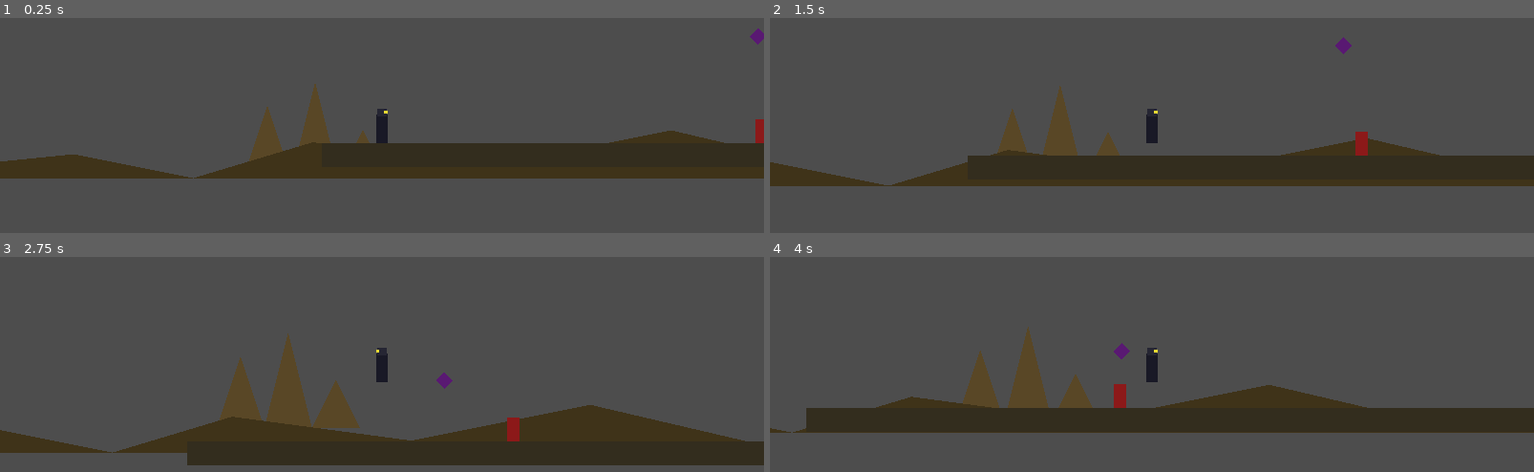
Above: before the commit, frames 1-4 (two rows, left to right).
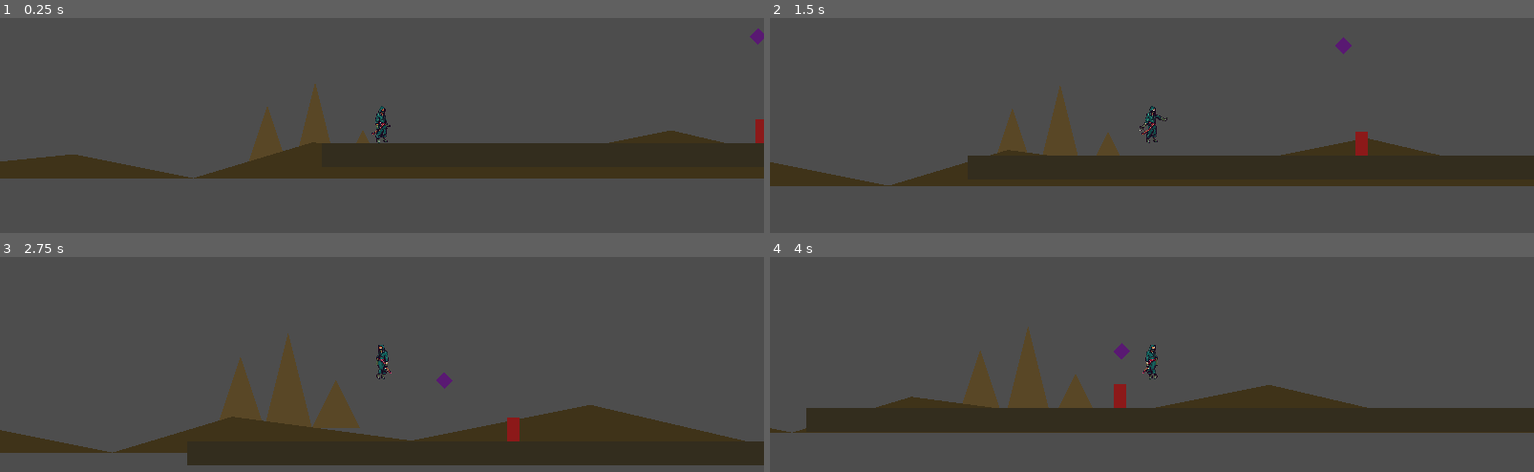
Above: after the commit, the same moments.

Repository: GloriousOrange/Iron-Lotus
Game: Godot game, scene res://scenes/Main.tscn
The game is run twice, just before and just after one commit, with the same random seed, the same clock (stepped at 60 frames per second) and the same inputs.
Inputs (mouse positions are in pixels of both pictures, inside the frame that each line leads up to):
- Up to frame 1 (0.25 s): no input
- Up to frame 2 (1.5 s): tap Enter at 0.5 s; move the mouse to (1320, 108) at 0.52 s; hold D (move_right) from 0.53 s (still down); tap J (attack1) at 0.6 s; click (1320, 108) at 0.67 s; tap Space (jump) at 0.77, 1.07 s; tap K (attack2) at 0.8, 1.35 s; move the mouse to (999, 151) at 1.27 s
- Up to frame 3 (2.75 s): tap Space (jump) at 1.52, 1.82, 2.3 s; tap Ctrl (dodge) at 1.55, 2.1 s; move the mouse to (458, 274) at 2.02 s; release D (move_right) at 2.03 s; hold A (move_left) from 2.03 s (still down)
- Up to frame 4 (4 s): move the mouse to (1113, 454) at 2.77 s; release A (move_left) at 2.78 s; hold D (move_right) from 2.78 s (still down); tap Space (jump) at 2.85, 3.02, 3.32, 3.77 s; click (1113, 454) at 2.92 s; tap J (attack1) at 3.05, 3.6 s; move the mouse to (1381, 433) at 3.52 s; tap K (attack2) at 3.8 s

The runs differ from the first frame. In frame 1, 0.2% of the frame differs, in the area x 48-52%, y 40-59%; in frame 2, 0.2%, in the area x 48-53%, y 40-59%; in frame 3, 0.2%; in frame 4, 0.2%.

Commit message:
Wire Ninja sprite + animations into the game
- NinjaFrames.tres (SpriteFrames, 6 clips) generated by tools/make_spriteframes.py.
- Ninja.tscn: replaced the placeholder Polygon2D capsule with an
  AnimatedSprite2D (kept node name 'Visual' so facing logic is unchanged),
  offset to plant the feet on the collision capsule.
- Ninja.gd: _update_animation() maps movement/combat state to idle/run/jump/
  dodge and one-shot attack/hit clips; facing still via VISUAL_SCALE_X*facing.
- Verified in-engine (idle/run/attack/jump) via a temp screenshot harness.

Co-Authored-By: Claude Opus 4.8 <noreply@anthropic.com>
Claude-Session: https://claude.ai/code/session_013bTeX7PoGZPDou5K2jz6sG

Diff:
--- a/scenes/player/Ninja.tscn
+++ b/scenes/player/Ninja.tscn
@@ -1,6 +1,7 @@
-[gd_scene load_steps=4 format=3]
+[gd_scene load_steps=5 format=3]
 
 [ext_resource type="Script" path="res://scripts/player/Ninja.gd" id="1_ninja"]
+[ext_resource type="SpriteFrames" path="res://scenes/player/NinjaFrames.tres" id="2_frames"]
 
 [sub_resource type="CapsuleShape2D" id="CapsuleShape2D_body"]
 radius = 12.0
@@ -17,19 +18,11 @@
 [node name="CollisionShape2D" type="CollisionShape2D" parent="."]
 shape = SubResource("CapsuleShape2D_body")
 
-[node name="Visual" type="Node2D" parent="."]
-
-[node name="Body" type="Polygon2D" parent="Visual"]
-color = Color(0.1, 0.1, 0.15, 1)
-polygon = PackedVector2Array(-10, -24, 10, -24, 10, 24, -10, 24)
-
-[node name="Head" type="Polygon2D" parent="Visual"]
-color = Color(0.15, 0.15, 0.2, 1)
-polygon = PackedVector2Array(-8, -34, 8, -34, 8, -20, -8, -20)
-
-[node name="Eye" type="Polygon2D" parent="Visual"]
-color = Color(0.9, 0.85, 0.2, 1)
-polygon = PackedVector2Array(4, -30, 9, -30, 9, -26, 4, -26)
+[node name="Visual" type="AnimatedSprite2D" parent="."]
+sprite_frames = ExtResource("2_frames")
+animation = &"idle"
+autoplay = "idle"
+offset = Vector2(0, -7)
 
 [node name="MeleeHitbox" type="Area2D" parent="."]
 collision_layer = 0
--- /dev/null
+++ b/scenes/player/NinjaFrames.tres
@@ -0,0 +1,53 @@
+[gd_resource type="SpriteFrames" load_steps=19 format=3]
+
+[ext_resource type="Texture2D" path="res://assets/sprites/ninja/idle/idle_0.png" id="1_idle0"]
+[ext_resource type="Texture2D" path="res://assets/sprites/ninja/idle/idle_1.png" id="2_idle1"]
+[ext_resource type="Texture2D" path="res://assets/sprites/ninja/idle/idle_2.png" id="3_idle2"]
+[ext_resource type="Texture2D" path="res://assets/sprites/ninja/run/run_0.png" id="4_run0"]
+[ext_resource type="Texture2D" path="res://assets/sprites/ninja/run/run_1.png" id="5_run1"]
+[ext_resource type="Texture2D" path="res://assets/sprites/ninja/run/run_2.png" id="6_run2"]
+[ext_resource type="Texture2D" path="res://assets/sprites/ninja/jump/jump_0.png" id="7_jump0"]
+[ext_resource type="Texture2D" path="res://assets/sprites/ninja/jump/jump_1.png" id="8_jump1"]
+[ext_resource type="Texture2D" path="res://assets/sprites/ninja/jump/jump_2.png" id="9_jump2"]
+[ext_resource type="Texture2D" path="res://assets/sprites/ninja/attack/attack_0.png" id="10_attack0"]
+[ext_resource type="Texture2D" path="res://assets/sprites/ninja/attack/attack_1.png" id="11_attack1"]
+[ext_resource type="Texture2D" path="res://assets/sprites/ninja/attack/attack_2.png" id="12_attack2"]
+[ext_resource type="Texture2D" path="res://assets/sprites/ninja/dodge/dodge_0.png" id="13_dodge0"]
+[ext_resource type="Texture2D" path="res://assets/sprites/ninja/dodge/dodge_1.png" id="14_dodge1"]
+[ext_resource type="Texture2D" path="res://assets/sprites/ninja/dodge/dodge_2.png" id="15_dodge2"]
+[ext_resource type="Texture2D" path="res://assets/sprites/ninja/hit/hit_0.png" id="16_hit0"]
+[ext_resource type="Texture2D" path="res://assets/sprites/ninja/hit/hit_1.png" id="17_hit1"]
+[ext_resource type="Texture2D" path="res://assets/sprites/ninja/hit/hit_2.png" id="18_hit2"]
+
+[resource]
+animations = [{
+"frames": [{"duration":1.0,"texture":ExtResource("1_idle0")},{"duration":1.0,"texture":ExtResource("2_idle1")},{"duration":1.0,"texture":ExtResource("3_idle2")}],
+"loop": true,
+"name": &"idle",
+"speed": 6.0
+}, {
+"frames": [{"duration":1.0,"texture":ExtResource("4_run0")},{"duration":1.0,"texture":ExtResource("5_run1")},{"duration":1.0,"texture":ExtResource("6_run2")}],
+"loop": true,
+"name": &"run",
+"speed": 12.0
+}, {
+"frames": [{"duration":1.0,"texture":ExtResource("7_jump0")},{"duration":1.0,"texture":ExtResource("8_jump1")},{"duration":1.0,"texture":ExtResource("9_jump2")}],
+"loop": false,
+"name": &"jump",
+"speed": 10.0
+}, {
+"frames": [{"duration":1.0,"texture":ExtResource("10_attack0")},{"duration":1.0,"texture":ExtResource("11_attack1")},{"duration":1.0,"texture":ExtResource("12_attack2")}],
+"loop": false,
+"name": &"attack",
+"speed": 14.0
+}, {
+"frames": [{"duration":1.0,"texture":ExtResource("13_dodge0")},{"duration":1.0,"texture":ExtResource("14_dodge1")},{"duration":1.0,"texture":ExtResource("15_dodge2")}],
+"loop": false,
+"name": &"dodge",
+"speed": 14.0
+}, {
+"frames": [{"duration":1.0,"texture":ExtResource("16_hit0")},{"duration":1.0,"texture":ExtResource("17_hit1")},{"duration":1.0,"texture":ExtResource("18_hit2")}],
+"loop": false,
+"name": &"hit",
+"speed": 10.0
+}]
--- a/scripts/player/Ninja.gd
+++ b/scripts/player/Ninja.gd
@@ -52,6 +52,10 @@
 var _blocking := false
 var _respawn_point: Vector2
 
+# --- Animation ---
+var _anim_lock_t := 0.0      ## while >0, a one-shot anim (attack/hit) holds
+var _anim_lock := ""
+
 
 func _ready() -> void:
 	add_to_group("player")
@@ -112,6 +116,7 @@
 	_attack_cd = max(0.0, _attack_cd - delta)
 	_dodge_cd = max(0.0, _dodge_cd - delta)
 	_regen_ammo(delta)
+	_update_animation(delta)
 
 	# Fell into a pit -> die/respawn at the last checkpoint. FALL_LIMIT sits
 	# well below the ground plane (~700) and off-screen.
@@ -182,6 +187,29 @@
 	melee_hitbox.position.x = MELEE_HITBOX_OFFSET_X * facing
 
 
+func _update_animation(delta: float) -> void:
+	# Pick the clip from current state. One-shot anims (attack/hit) hold via a
+	# lock timer so they play out before movement anims resume. Facing is
+	# handled separately by _update_facing (never derive flip from scale).
+	_anim_lock_t = max(0.0, _anim_lock_t - delta)
+	var desired := "idle"
+	if _anim_lock_t > 0.0:
+		desired = _anim_lock
+	elif _dodging:
+		desired = "dodge"
+	elif not is_on_floor():
+		desired = "jump"
+	elif absf(velocity.x) > 10.0:
+		desired = "run"
+	if sprite.animation != desired or not sprite.is_playing():
+		sprite.play(desired)
+
+
+func _play_oneshot(name: String, hold: float) -> void:
+	_anim_lock = name
+	_anim_lock_t = hold
+
+
 func _start_dodge() -> void:
 	_dodging = true
 	_dodge_t = DODGE_DURATION
@@ -202,6 +230,7 @@
 func _attack(w: WeaponData) -> void:
 	_attack_cd = w.attack_cooldown
 	_active_weapon = w
+	_play_oneshot("attack", 0.28)
 	if melee_hitbox_shape.shape is RectangleShape2D:
 		melee_hitbox_shape.shape.size = Vector2(w.attack_range, 40.0)
 	melee_hitbox.position.x = abs(w.attack_range * 0.5) * facing
@@ -240,6 +269,8 @@
 	health -= amount
 	if health <= 0.0:
 		_die()
+		return
+	_play_oneshot("hit", 0.25)
 
 
 func _die() -> void:
Not shown, added: assets/audio/Iron Temple.mp3.import
Not shown, added: assets/icon.png.import
Binary file added: assets/sprites/Kimono Girl Concept1.jpg
Not shown, added: assets/sprites/Kimono Girl Concept1.jpg.import
Not shown, added: assets/sprites/Ninja Concept1.jpg.import
Not shown, added: assets/sprites/Ninja Side posed Sword sheathed1.jpg.import
Not shown, added: assets/sprites/Ninja side pose1.jpg.import
Not shown, added: assets/sprites/ninja/attack/attack_0.png.import
Not shown, added: assets/sprites/ninja/attack/attack_1.png.import
Not shown, added: assets/sprites/ninja/attack/attack_2.png.import
Not shown, added: assets/sprites/ninja/base.png.import
Not shown, added: assets/sprites/ninja/base64.png.import
(and 16 more such lines)
